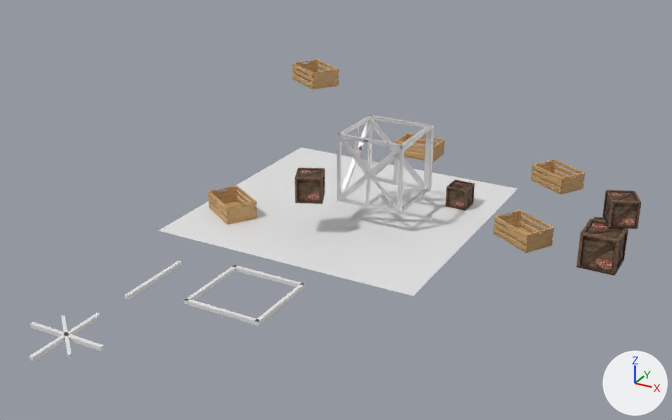
The Blender file assets/cubes2.blend, before and after one commit.
Camera for both pictures: a camera (50 mm lens) standing at (18.3, -34.3, 16.9) and looking at (2.1, -4.9, 2.3). The lights are fixed; the arrows at lower right show +X, +Y and +Z.
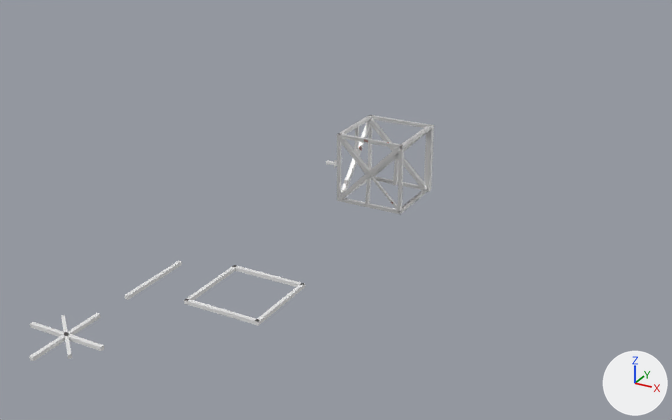
Location of each change, (x1, y1, x2, y2) in pixels of the pictures (672 x 420 px):
'Plane', deleted: before (158, 147, 517, 296)
'Old Crate', deleted: before (576, 219, 628, 276)
'Old Crate.002', deleted: before (603, 190, 641, 229)
'Old Crate.004', deleted: before (295, 168, 325, 204)
'Plane.008', deleted: before (493, 210, 554, 251)
'Old Crate.003', deleted: before (446, 180, 475, 211)
'Plane.012', deleted: before (211, 186, 256, 223)
'Plane.005', deleted: before (531, 159, 585, 192)
'Plane.009', deleted: before (495, 210, 553, 251)
'Plane.015', deleted: before (293, 60, 337, 88)
'Plane.011', deleted: before (208, 185, 257, 223)
'Plane.006', deleted: before (532, 159, 584, 193)
'Plane.014', deleted: before (292, 59, 339, 88)
'Plane.002', deleted: before (396, 133, 445, 160)
'Wooden Crate.002', deleted: before (493, 226, 552, 253)
'Plane.001', deleted: before (397, 133, 444, 161)
'Wooden Crate.003', deleted: before (209, 201, 257, 225)
'Wooden Crate.001', deleted: before (531, 175, 583, 195)
'Wooden Crate.004', deleted: before (292, 76, 339, 90)
'Wooden Crate', deleted: before (404, 147, 444, 162)
'Cube', added: after (326, 160, 337, 168)
'Plane.007', deleted: before (496, 211, 552, 246)
'Plane.010', deleted: before (210, 186, 237, 218)
'Plane.004', deleted: before (533, 160, 563, 188)
'Old Crate.001', deleted: before (594, 217, 605, 221)
'Plane.013', deleted: before (294, 60, 318, 83)
'Plane.003', deleted: before (398, 134, 443, 147)

What changed in the scene script:
```text
Add me_cube_001:
    me_cube_001.from_pydata([(-1.0, -1.0, -1.0), (-1.0, -1.0, 1.0), (-1.0, 1.0, -1.0), (-1.0, 1.0, 1.0), (1.34, 0.0, -1.0), (1.34, 0.0, 1.0), (1.34, 0.0, -1.0), (1.34, 0.0, 1.0), (0.64, 2.52, -1.0), (0.64, 2.52, 1.0), (0.64, -2.52, -1.0), (0.64, -2.52, 1.0), (0.65, 0.72, -1.0), (0.65, -0.72, 1.0), (0.65, 0.72, 1.0), (0.65, -0.72, -1.0)], [], [(0, 1, 3, 2), (8, 9, 7, 6), (6, 7, 5, 4), (15, 13, 1, 0), (8, 6, 4, 10), (14, 3, 1, 13), (7, 9, 11, 5), (12, 8, 10, 15), (4, 5, 11, 10), (12, 14, 9, 8), (2, 3, 14, 12), (2, 12, 15, 0), (9, 14, 13, 11), (10, 11, 13, 15)])
Remove ob_plane:
    ob_plane = bpy.data.objects.new('Plane', me_plane)
Remove ob_wooden_crate:
    ob_wooden_crate = bpy.data.objects.new('Wooden Crate', me_plane_004)
Remove ob_plane_003:
    ob_plane_003 = bpy.data.objects.new('Plane.003', me_plane_005)
Remove ob_plane_002:
    ob_plane_002 = bpy.data.objects.new('Plane.002', me_plane_003)
Remove ob_plane_001:
    ob_plane_001 = bpy.data.objects.new('Plane.001', me_plane_001)
Remove ob_wooden_crate_001:
    ob_wooden_crate_001 = bpy.data.objects.new('Wooden Crate.001', me_plane_002)
Remove ob_plane_004:
    ob_plane_004 = bpy.data.objects.new('Plane.004', me_plane_006)
Remove ob_plane_005:
    ob_plane_005 = bpy.data.objects.new('Plane.005', me_plane_007)
Remove ob_plane_006:
    ob_plane_006 = bpy.data.objects.new('Plane.006', me_plane_008)
Remove ob_wooden_crate_002:
    ob_wooden_crate_002 = bpy.data.objects.new('Wooden Crate.002', me_plane_009)
Remove ob_plane_007:
    ob_plane_007 = bpy.data.objects.new('Plane.007', me_plane_010)
Remove ob_plane_008:
    ob_plane_008 = bpy.data.objects.new('Plane.008', me_plane_011)
Remove ob_plane_009:
    ob_plane_009 = bpy.data.objects.new('Plane.009', me_plane_012)
Remove ob_wooden_crate_003:
    ob_wooden_crate_003 = bpy.data.objects.new('Wooden Crate.003', me_plane_013)
Remove ob_plane_010:
    ob_plane_010 = bpy.data.objects.new('Plane.010', me_plane_014)
Remove ob_plane_011:
    ob_plane_011 = bpy.data.objects.new('Plane.011', me_plane_015)
Remove ob_plane_012:
    ob_plane_012 = bpy.data.objects.new('Plane.012', me_plane_016)
Remove ob_wooden_crate_004:
    ob_wooden_crate_004 = bpy.data.objects.new('Wooden Crate.004', me_plane_017)
Remove ob_plane_013:
    ob_plane_013 = bpy.data.objects.new('Plane.013', me_plane_018)
Remove ob_plane_014:
    ob_plane_014 = bpy.data.objects.new('Plane.014', me_plane_019)
Remove ob_plane_015:
    ob_plane_015 = bpy.data.objects.new('Plane.015', me_plane_020)
Remove ob_old_crate:
    ob_old_crate = bpy.data.objects.new('Old Crate', me_mesh_001)
Remove ob_old_crate_001:
    ob_old_crate_001 = bpy.data.objects.new('Old Crate.001', me_mesh_002)
Remove ob_old_crate_002:
    ob_old_crate_002 = bpy.data.objects.new('Old Crate.002', me_mesh_003)
Remove ob_old_crate_003:
    ob_old_crate_003 = bpy.data.objects.new('Old Crate.003', me_mesh_004)
Remove ob_old_crate_004:
    ob_old_crate_004 = bpy.data.objects.new('Old Crate.004', me_mesh_005)
Add ob_cube:
    ob_cube = bpy.data.objects.new('Cube', me_cube_001)
    ob_cube.location = (-0.11, -1.24, 2.59)
    ob_cube.rotation_euler = (1.571, 0.0, 0.0)  # degrees (90, 0, 0)
    ob_cube.scale = (0.25, 0.0699, 0.0699)
```
